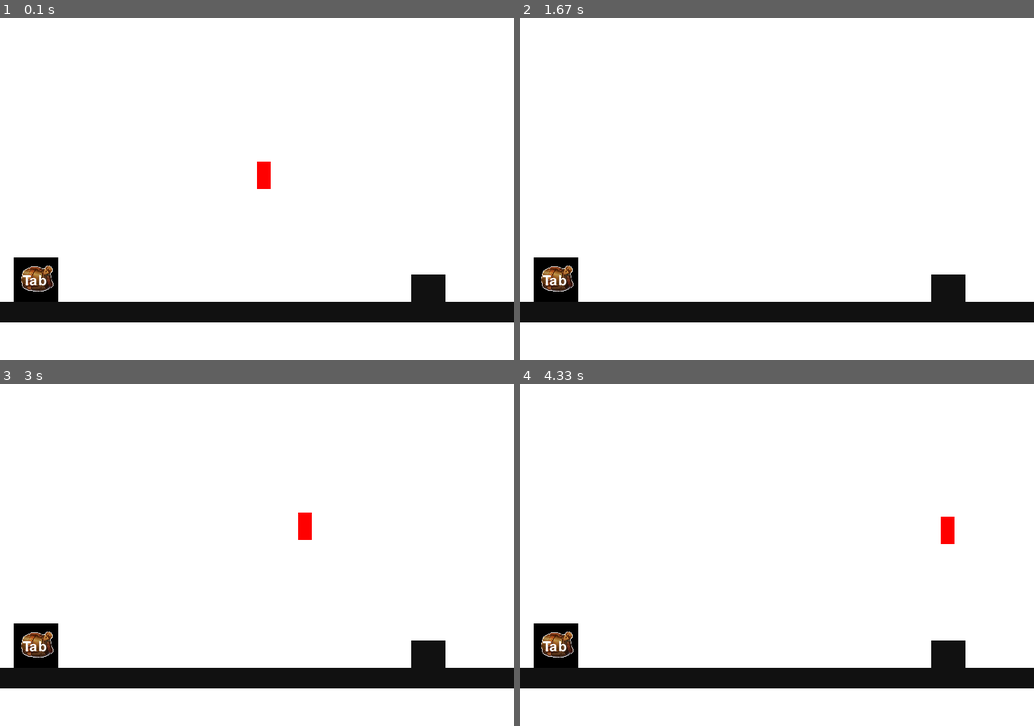
Above: before the commit, frames 1-4 (two rows, left to right).
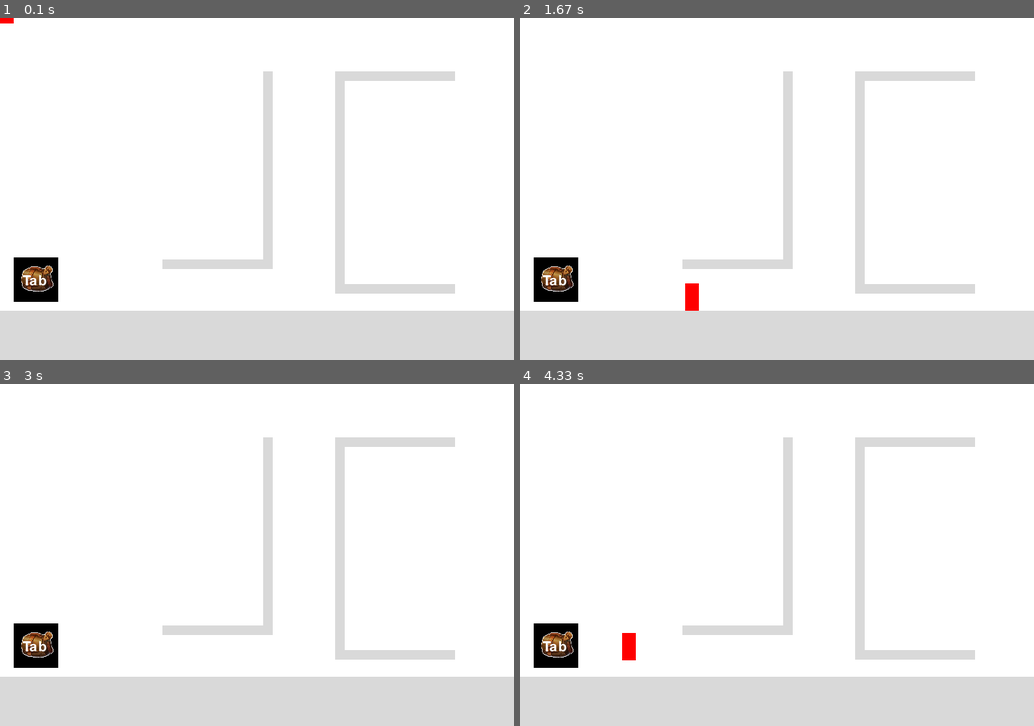
Above: after the commit, the same moments.

Repository: Somadevv/Pygame-Thief
Game: pygame game, started from game.py
The game is run twice, just before and just after one commit, with the same random seed, the same clock (stepped at 60 frames per second) and the same inputs.
Inputs:
- Up to frame 1 (0.1 s): no input
- Up to frame 2 (1.67 s): tap Space at 0.33, 0.73, 1.03, 1.23, 1.53 s; hold D 0.67-1.13 s; hold D 1.17-1.63 s
- Up to frame 3 (3 s): hold A 1.67-2.2 s; tap Space at 1.73, 2.03, 2.3, 2.63, 2.93 s; hold S 2.23-2.53 s; hold A 2.57-2.97 s
- Up to frame 4 (4.33 s): hold D 3-3.63 s; tap Space at 3.07, 3.37, 3.73, 4.13 s; hold S 3.67-4.03 s; hold A from 4.07 s (still down)

The runs differ from the first frame. In frame 1, 22% of the frame differs, in the area x 0-100%, y 0-100%; in frame 2, 22%; in frame 3, 22%; in frame 4, 22%, in the area x 0-100%, y 15-100%.

Commit message:
Added player collision

Diff:
--- a/Controller/controller.py
+++ b/Controller/controller.py
@@ -6,7 +6,7 @@
     def __init__(self):
         self.playerInventoryOpen = False
 
-    def GameControls(self, Player):
+    def GameControls(self, Player, worldRects):
         test = pygame.event.get()
         for event in test:
             if event.type == pygame.KEYDOWN:
@@ -19,6 +19,8 @@
                     Player.LEFT_KEY = True
                 elif event.key == pygame.K_d:
                     Player.RIGHT_KEY = True
+                elif event.key == pygame.K_s:
+                    Player.DOWN_KEY = True
                 elif event.key == pygame.K_SPACE:
                     Player.jump()
                 elif event.key == pygame.K_ESCAPE:
@@ -29,6 +31,14 @@
                     Player.LEFT_KEY = False
                 elif event.key == pygame.K_d:
                     Player.RIGHT_KEY = False
+                elif event.key == pygame.K_s:
+                    for i in worldRects:
+                        if i.bottom <= Player.rect_small.top <= i.bottom + 40 and Player.rect_small.right > i.left and Player.rect_small.left < i.right:
+                            Player.DOWN_KEY = True
+                        else:
+                            Player.DOWN_KEY = False
                 elif event.key == pygame.K_SPACE:
                     Player.velocity.y *= .25
                     Player.is_jumping = False
+                    Player.on_right_wall = False
+                    Player.on_left_wall = False
--- /dev/null
+++ b/Data/Levels/test_level.json
@@ -0,0 +1,8 @@
+[
+  { "width": 750, "height": 72, "xPos": 0, "yPos": 428, "color": "#D9D9D9" },
+  { "width": 14, "height": 275, "xPos": 384, "yPos": 78, "color": "#D9D9D9" },
+  { "width": 14, "height": 325, "xPos": 489, "yPos": 78, "color": "#D9D9D9" },
+  { "width": 161, "height": 14, "xPos": 237, "yPos": 353, "color": "#D9D9D9" },
+  { "width": 161, "height": 14, "xPos": 503, "yPos": 78, "color": "#D9D9D9" },
+  { "width": 161, "height": 14, "xPos": 503, "yPos": 389, "color": "#D9D9D9" }
+]
--- a/Player/player.py
+++ b/Player/player.py
@@ -2,48 +2,128 @@
 
 
 class Player():
+    _instance = None
+
+    def __new__(cls, *args, **kwargs):
+        if cls._instance is None:
+            cls._instance = super().__new__(cls)
+        return cls._instance
+
     def __init__(self):
         self.rect = pygame.Rect(0, 0, 20, 40)
-        self.LEFT_KEY, self.RIGHT_KEY = False, False
+        self.rect_small = pygame.Rect(0, 0, 20, 20)
+        self.LEFT_KEY, self.RIGHT_KEY, self.DOWN_KEY = False, False, False
         self.is_jumping, self.on_ground = False, False
-        self.gravity, self.friction = .5, -.10
+        self.on_right_wall, self.on_left_wall = False, False
+        self.gravity, self.friction = .5, -.1
         self.position, self.velocity = pygame.math.Vector2(
             0, 0), pygame.math.Vector2(0, 0)
         self.acceleration = pygame.math.Vector2(0, self.gravity)
 
     def draw(self, display):
-        pygame.draw.rect(display, (255, 0, 0), self.rect)
+        if self.DOWN_KEY:
+            pygame.draw.rect(display, (255, 0, 0), self.rect_small)
+        else:
+            pygame.draw.rect(display, (255, 0, 0), self.rect)
 
-    def update(self, dt):
-        self.horizontal_movement(dt)
-        self.vertical_movement(dt)
+    def update(self, dt, worldRects):
+        self.horizontal_movement(dt, worldRects)
+        self.vertical_movement(dt, worldRects)
 
-    def horizontal_movement(self, dt):
+    def horizontal_movement(self, dt, worldRects):
         self.acceleration.x = 0
         if self.LEFT_KEY:
-            self.acceleration.x -= .8
+            self.acceleration.x -= .5
         elif self.RIGHT_KEY:
-            self.acceleration.x += .8
+            self.acceleration.x += .5
         self.acceleration.x += self.velocity.x * self.friction
         self.velocity.x += self.acceleration.x * dt
-        self.limit_velocity(20)
+        self.limit_velocity(5)
         self.position.x += self.velocity.x * dt + \
-            (self.acceleration.x * .3) * (dt * dt)
+            (self.acceleration.x * .5) * (dt * dt)
         self.rect.x = self.position.x
+        self.rect_small.x = self.position.x
 
-    def vertical_movement(self, dt):
+        if self.DOWN_KEY:
+            for i in worldRects:
+                for i in worldRects:
+                    # Right Collision Crouched
+                    if i.left - 2 <= self.rect_small.right <= i.left and self.rect_small.bottom > i.top and self.rect_small.top < i.bottom:
+                        self.velocity.x = 0
+                        self.on_right_wall = True
+                        self.RIGHT_KEY = False
+                        self.is_jumping = False
+                        self.on_ground = False
+
+                    # Left Collision Crouched
+                    if i.right <= self.rect_small.left <= i.right + 2 and self.rect_small.bottom > i.top and self.rect_small.top < i.bottom:
+                        self.velocity.x = 0
+                        self.on_left_wall = True
+                        self.LEFT_KEY = False
+                        self.is_jumping = False
+                        self.on_ground = False
+        else:
+            for i in worldRects:
+                # Right Collision
+                if i.left - 2 <= self.rect.right <= i.left and self.rect.bottom > i.top and self.rect.top < i.bottom:
+                    self.velocity.x = 0
+                    self.on_right_wall = True
+                    self.RIGHT_KEY = False
+                    self.is_jumping = False
+                    self.on_ground = False
+
+                # Left Collision
+                if i.right <= self.rect.left <= i.right + 2 and self.rect.bottom > i.top and self.rect.top < i.bottom:
+                    self.velocity.x = 0
+                    self.on_left_wall = True
+                    self.LEFT_KEY = False
+                    self.is_jumping = False
+                    self.on_ground = False
+
+    def vertical_movement(self, dt, worldRects):
         self.velocity.y += self.acceleration.y * dt
         if self.velocity.y > 8:
             self.velocity.y = 8
         self.position.y += self.velocity.y * dt + \
-            (self.acceleration.y * .10) * (dt * dt)
+            (self.acceleration.y * .9) * (dt * dt)
 
-        # Constraint to Y > Alter for collision
-        if self.position.y > 250:
-            self.on_ground = True
-            self.velocity.y = 0
-            self.position.y = 250
+        if self.DOWN_KEY:
+            for i in worldRects:
+                # Bottom Collision Crouched
+                if i.top <= self.rect_small.bottom <= i.top + 5 and self.rect_small.right > i.left and self.rect_small.left < i.right:
+                    if self.position.y >= i.top:
+                        self.on_ground = True
+                        self.is_jumping = False
+                        self.on_right_wall = False
+                        self.on_left_wall = False
+                        self.velocity.y = 0
+                        self.position.y = i.top
+
+                # Top Collision Crouched
+                if i.bottom - 5 <= self.rect_small.top <= i.bottom and self.rect_small.right > i.left and self.rect_small.left < i.right:
+                    self.is_jumping = False
+                    self.velocity.y += 15
+        else:
+            for i in worldRects:
+                # Bottom Collision
+                if i.top <= self.rect.bottom <= i.top + 5 and self.rect.right > i.left and self.rect.left < i.right:
+                    if self.position.y >= i.top:
+                        self.on_ground = True
+                        self.is_jumping = False
+                        self.on_right_wall = False
+                        self.on_left_wall = False
+                        self.velocity.y = 0
+                        self.position.y = i.top
+
+                # Top Collision
+                if i.bottom - 5 <= self.rect.top <= i.bottom and self.rect.right > i.left and self.rect.left < i.right:
+                    self.is_jumping = False
+                    self.velocity.y += 15
+                else:
+                    self.DOWN_KEY = False
+
         self.rect.bottom = self.position.y
+        self.rect_small.bottom = self.position.y
 
     def limit_velocity(self, max_vel):
         self.velocity.x = max(-max_vel, min(self.velocity.x, max_vel))
@@ -53,5 +133,18 @@
     def jump(self):
         if self.on_ground:
             self.is_jumping = True
-            self.velocity.y -= 8
+            self.velocity.y -= 10
             self.on_ground = False
+        if self.on_right_wall:
+            self.is_jumping = True
+            self.velocity.y -= 14
+            self.velocity.x -= 10
+            self.on_ground = False
+        if self.on_left_wall:
+            self.is_jumping = True
+            self.velocity.y -= 14
+            self.velocity.x += 10
+            self.on_ground = False
+
+    def initialize(self, dt, worldRects):
+        self.update(dt, worldRects)
--- a/World/Levels/test_level.py
+++ /dev/null
@@ -1,8 +0,0 @@
-import pygame
-
-
-class Test_Level():
-    def __init__(self):
-        self.rects = [pygame.rect.Rect(
-            0, 415, 750, 30), pygame.rect.Rect(600, 375, 50, 50)]
-        self.playerStartPosition = 375, 250
--- a/World/world.py
+++ b/World/world.py
@@ -1,7 +1,13 @@
 import pygame
+
+# def __init__(self):
+#     self.rects = [pygame.rect.Rect(
+#         0, 415, 750, 30), pygame.rect.Rect(600, 375, 50, 50)]
+#     self.playerStartPosition = 375, 250
 
 
 class World():
+
     def DrawWorld(SURFACE, RECT):
         for i in RECT:
-            pygame.draw.rect(SURFACE, (17, 17, 17), i)
+            pygame.draw.rect(SURFACE, (217, 217, 217), i)
--- /dev/null
+++ b/World/worldGenerator.py
@@ -0,0 +1,15 @@
+import pygame
+import json
+# Opening JSON file
+test = open('Data/Levels/test_level.json')
+data = json.load(test)
+
+
+class worldGenerator():
+    def __init__(self):
+        self.rects = []
+        self.playerStartPosition = 0, 0
+
+        for i in data:
+            self.rects.append(pygame.rect.Rect(
+                i["xPos"], i["yPos"], i["width"], i["height"]))
--- a/game.py
+++ b/game.py
@@ -1,7 +1,7 @@
 import pygame
-import World.Levels.test_level as Test_Level
+import World.worldGenerator
 import Player.player as player
-import World.world as World
+import World.world
 import Controller.controller
 import Player.Inventory.inventory
 
@@ -27,9 +27,9 @@
 playerInstance = player.Player()
 
 # Assign Variables to Imports
-worldData = Test_Level.Test_Level()
+worldData = World.worldGenerator.worldGenerator()
 userControls = Controller.controller.Controller()
-worldGeneration = World.World
+worldGeneration = World.world.World
 
 playerInventory = Player.Inventory.inventory.Inventory()
 
@@ -38,7 +38,7 @@
 
 
 # Player Position on Load
-playerInstance.position.x, playerInstance.position.y = worldData.playerStartPosition
+playerInstance.position.x, playerInstance.position.y = 0, 0
 
 # Game loop
 while running:
@@ -50,10 +50,10 @@
     dt = CLOCK.tick(GAME_TICK) * .001 * TARGET_FPS
 
     # Control
-    userControls.GameControls(playerInstance)
+    userControls.GameControls(playerInstance, worldData.rects)
 
     # Update Player Position
-    playerInstance.update(dt)
+    playerInstance.initialize(dt, worldData.rects)
 
     # Draw Background
     CANVAS.fill((255, 255, 255))
